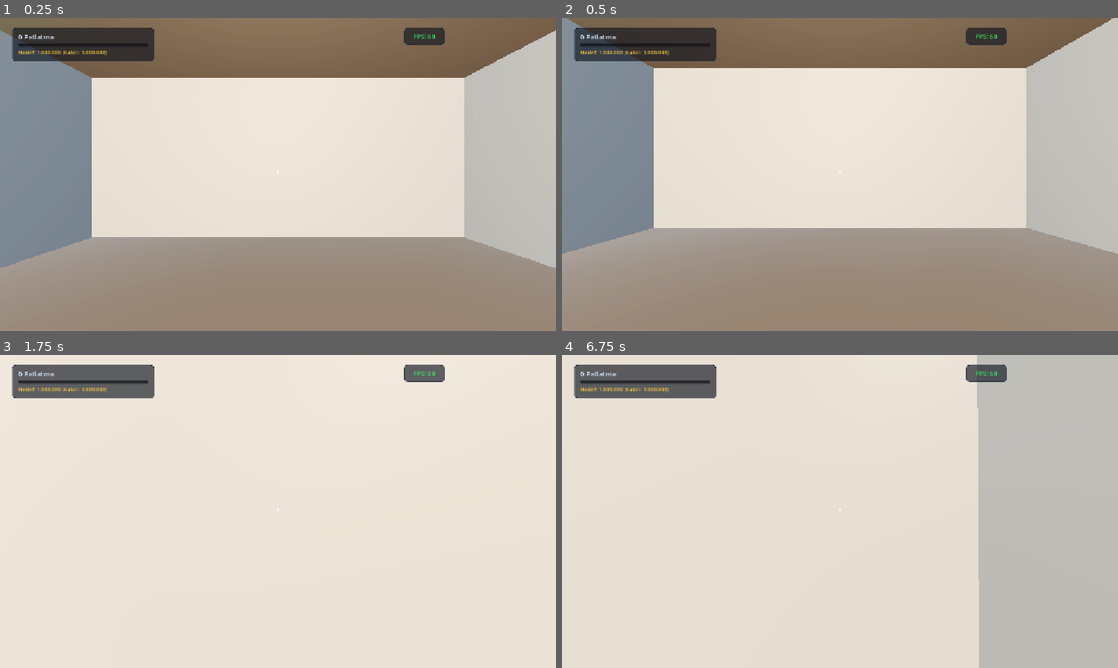
Above: before the commit, frames 1-4 (two rows, left to right).
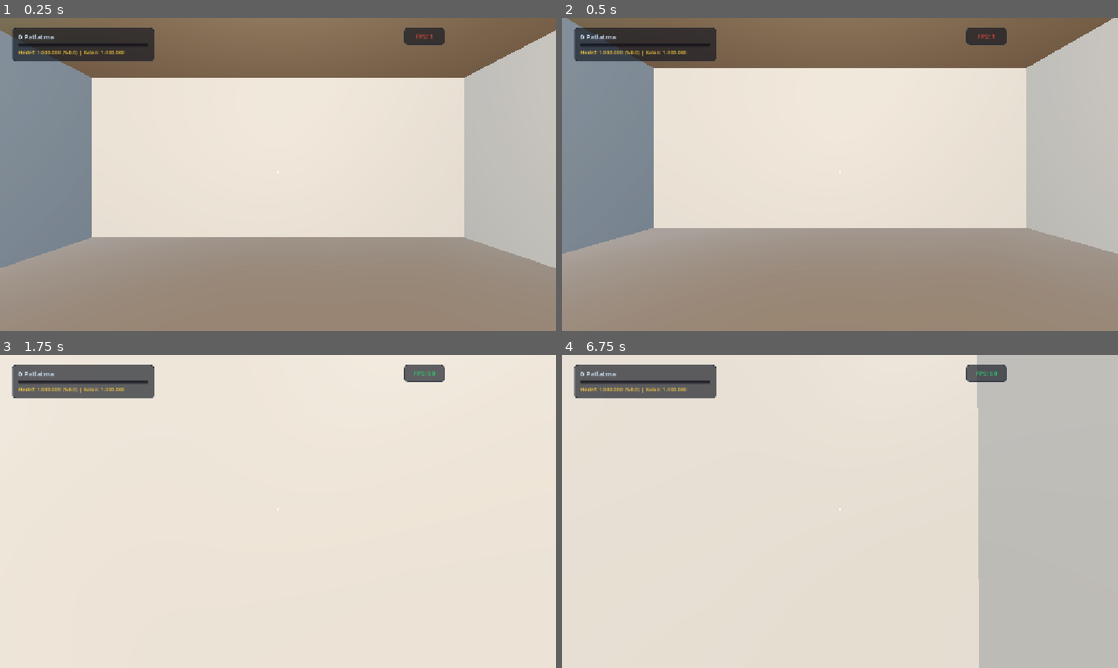
Above: after the commit, the same moments.

Repository: atalhatulu/balloon-room
Game: Godot game, scene res://scenes/main.tscn
Two runs of this game, one before a commit and one after it. Both use one fixed random seed, a clock stepped at 60 frames per second and the inputs below.
Inputs (mouse positions are in pixels of both pictures, inside the frame that each line leads up to):
- Up to frame 1 (0.25 s): no input
- Up to frame 2 (0.5 s): no input
- Up to frame 3 (1.75 s): tap Enter at 0.5 s; move the mouse to (305, 511) at 0.52 s; hold W from 0.53 s (still down); tap E at 0.6 s; click (305, 511) at 0.67 s; tap Space at 0.77, 1.52 s; move the mouse to (250, 511) at 1.27 s; tap Q at 1.35 s
- Up to frame 4 (6.75 s): tap Space at 2, 3.02, 3.5, 3.77, 4.52, 5, 6.02 s; move the mouse to (851, 505) at 2.02 s; tap R at 2.1, 5.85 s; tap Enter at 2.75, 4.25 s; move the mouse to (834, 517) at 2.77 s; tap G at 2.85, 6.6 s; click (834, 517) at 2.92 s; move the mouse to (878, 514) at 3.52 s; hold Shift 3.53-4.28 s; move the mouse to (795, 508) at 4.27 s; tap E at 4.35 s; move the mouse to (845, 511) at 5.02 s; tap Q at 5.1 s; click (845, 511) at 5.17 s; move the mouse to (817, 505) at 5.77 s; release W at 5.78 s; hold D 5.78-6.53 s; move the mouse to (867, 511) at 6.52 s; hold W from 6.53 s (still down)

The runs differ from the first frame. In frame 1, 0.1% of the frame differs, in the area x 11-79%, y 5-13%; in frame 2, 0.1%; in frame 3, less than 0.1%; in frame 4, less than 0.1%.
Error before the commit: Parse Error: Identifier "electric_wall" not declared in the current scope. (res://scripts/main.gd:445)

Commit message:
fix(script): declare dynamic device variables as nullable Node3D in main.gd to resolve undeclared identifier errors

Diff:
--- a/scenes/main.tscn
+++ b/scenes/main.tscn
@@ -78,16 +78,6 @@
 top_radius = 1.3
 bottom_radius = 1.4
 height = 0.6
-
-[sub_resource type="StandardMaterial3D" id="StandardMaterial3D_ghost_mat"]
-transparency = 1
-albedo_color = Color(0.1, 0.95, 0.45, 0.45)
-emission_enabled = true
-emission = Color(0.1, 0.95, 0.45, 1)
-emission_energy_multiplier = 2.0
-
-[sub_resource type="BoxMesh" id="BoxMesh_ghost_frame"]
-size = Vector3(1.5, 0.08, 1.5)
 
 [sub_resource type="StandardMaterial3D" id="StandardMaterial3D_sign"]
 albedo_color = Color(0.08, 0.1, 0.14, 1)
@@ -415,6 +405,7 @@
 
 [node name="Mesh" type="MeshInstance3D" parent="Environment/MainRoom/CeilingVents/Vent9" unique_id=1894055096]
 material_override = SubResource("StandardMaterial3D_vent")
+
 [node name="DoorwaySign" type="Node3D" parent="Environment" unique_id=2009833762]
 transform = Transform3D(1, 0, 0, 0, 1, 0, 0, 0, 1, 8, 3.85, 0)
 
--- a/scripts/main.gd
+++ b/scripts/main.gd
@@ -11,6 +11,13 @@
 @onready var balloon_container: Node3D = $BalloonContainer
 @onready var coin_container: Node3D = $CoinContainer
 @onready var corner_fan: Node3D = $Environment/MainRoom/CornerFan
+
+# Automation Devices (Instantiated on demand)
+var electric_wall: Node3D = null
+var spike_wall: Node3D = null
+var magnet_pylon: Node3D = null
+var conveyor_crusher: Node3D = null
+var sentry_drone: Node3D = null
 
 var grid_ghost: MeshInstance3D = null
 var carried_device: Node3D = null
